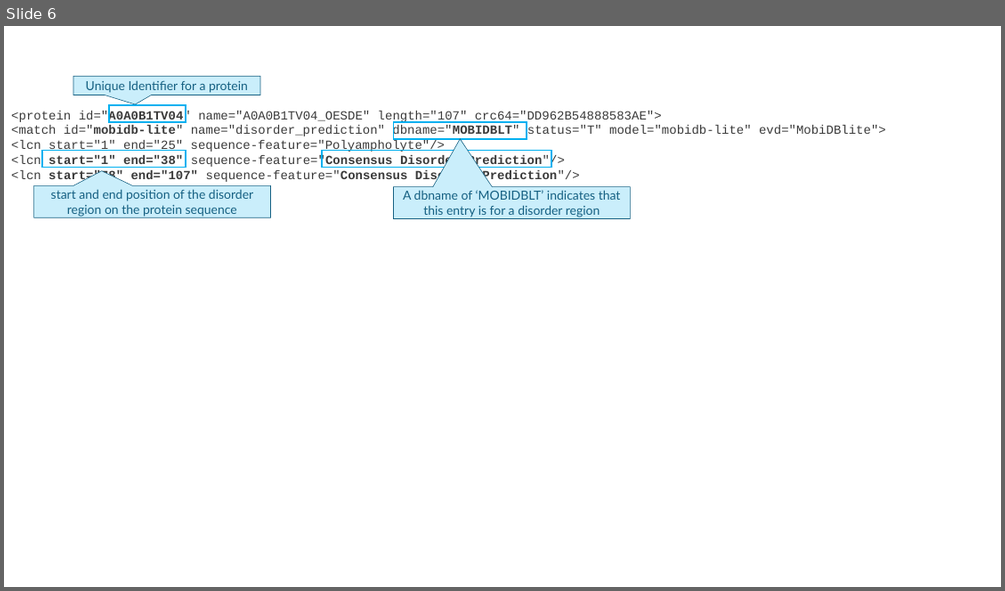
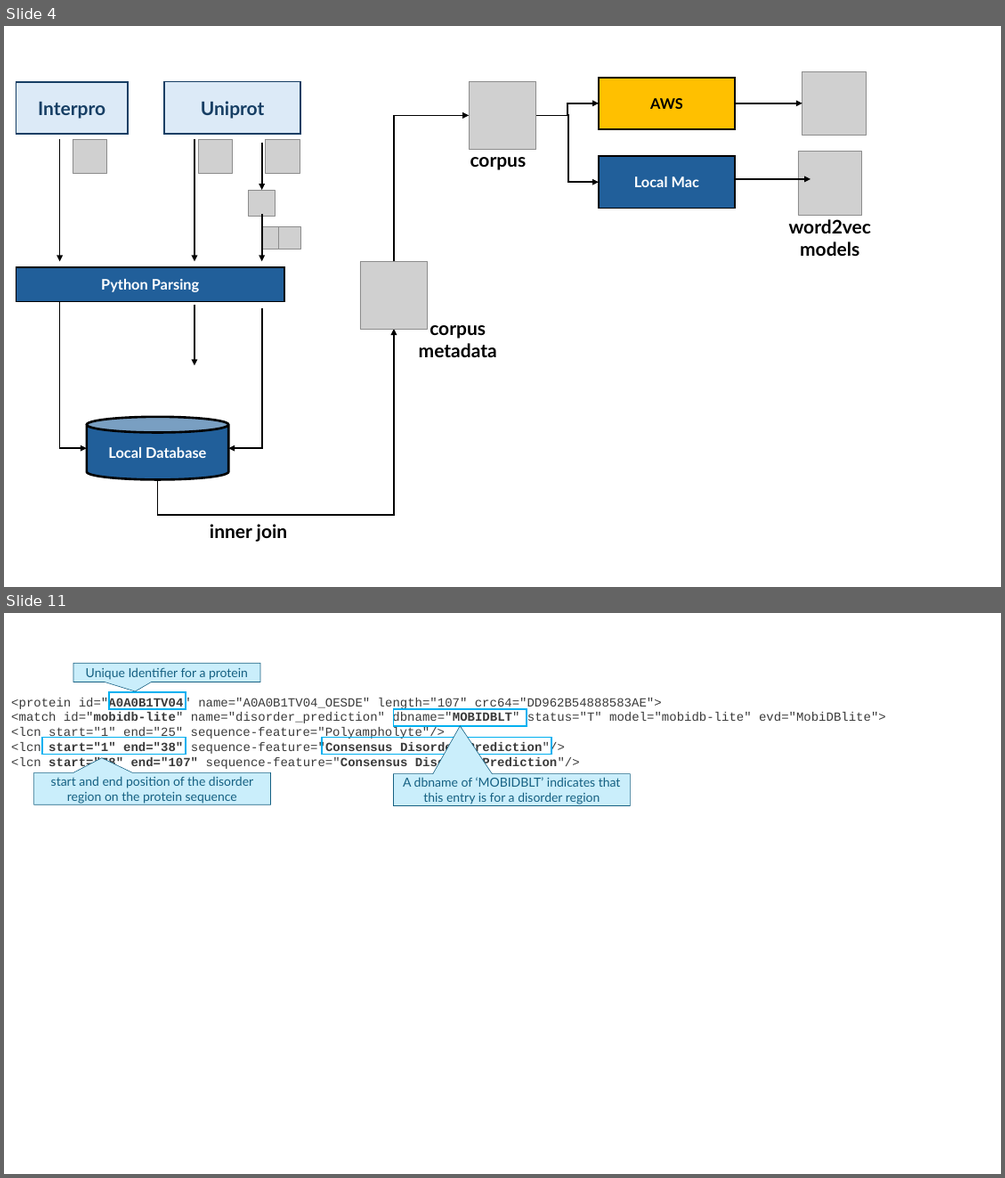
Before and after one commit to greyneuron/COMP_0158_MSC_PROJECT, a slide deck: report/MSc Dissertation - W2V.pptx. Shown one above the other, each under a label of ours: slide 6 before the commit, slides 4 and 11 after it; the slides between them are not shown. The pictures are 1005x591 and 1005x1178 pixels, drawn with LibreOffice and Linux fonts; fonts in the diff are those of the drawing; grey boxes stand for pictures. Boxes give left, top, right and bottom in pixels: in the first picture for what was removed or moved away, otherwise in the second. Text is boxed around its words. In the diff, an @@ line names an element or a change of style, - is before the commit and + after.

```diff
--- a/report/MSc Dissertation - W2V.pptx
+++ b/report/MSc Dissertation - W2V.pptx
@@ slide 4 added at [4,26,1001,587], background #FFFFFF @@
@@ rectangle added at [599,78,735,129], fill #FFC000, outline #000000 1.5 pt, 14 pt, text #000000, bold @@
+AWS
@@ picture added at [802,71,866,135] @@
@@ rectangle added at [16,82,128,134], fill #DCEAF7, outline #163E64 1.5 pt, 18 pt, text #163E64, bold @@
+Interpro
@@ rectangle added at [164,81,300,133], fill #DCEAF7, outline #163E64 1.5 pt, 18 pt, text #163E64, bold @@
+Uniprot
@@ picture added at [469,81,536,149] @@
@@ elbow arrow added from (536, 116) to (599, 103), #000000 1.5 pt @@
@@ arrow added from (736, 103) to (802, 103), #000000 1.5 pt @@
@@ elbow arrow added from (394, 262) to (469, 116), #000000 1.5 pt @@
@@ elbow arrow added from (568, 114) to (599, 183), #000000 1.5 pt @@
@@ arrow added from (60, 139) to (60, 262), #000000 1.5 pt @@
@@ picture added at [73,139,106,173] @@
@@ arrow added from (194, 139) to (194, 262), #000000 1.5 pt @@
@@ picture added at [198,139,232,173] @@
@@ arrow added from (262, 142) to (262, 190), #000000 1.5 pt @@
@@ picture added at [266,139,299,173] @@
@@ text added at [470,157,526,170], 18 pt, text #000000, bold @@
+corpus
@@ rectangle added at [599,156,735,208], fill #215F9A, outline #000000 1.5 pt, 14 pt, text #FFFFFF, bold @@
+Local Mac
@@ picture added at [798,151,862,216] @@
@@ arrow added from (736, 179) to (811, 179), #000000 1.5 pt @@
@@ picture added at [249,190,275,216] @@
@@ picture added at [262,226,284,248] @@
@@ arrow added from (262, 214) to (262, 262), #000000 1.5 pt @@
@@ picture added at [278,226,301,248] @@
@@ text added at [789,219,871,256], 18 pt, text #000000, bold @@
+word2vec models
@@ picture added at [360,262,428,329] @@
@@ rectangle added at [16,267,284,301], fill #215F9A, outline #000000 1.5 pt, 14 pt, text #FFFFFF, bold @@
+Python Parsing
@@ elbow arrow added from (60, 301) to (87, 449), #000000 1.5 pt @@
@@ arrow added from (194, 305) to (194, 365), #000000 1.5 pt @@
@@ elbow arrow added from (262, 308) to (228, 449), #000000 1.5 pt @@
@@ elbow arrow added from (157, 480) to (394, 329), #000000 1.5 pt @@
@@ text added at [419,325,497,357], 18 pt, text #000000, bold @@
+corpus metadata
@@ cylinder added at [87,417,229,479], fill #215F9A, outline #000000 2.25 pt, 14 pt, text #FFFFFF, bold @@
+Local Database
@@ text added at [210,524,288,541], 18 pt, text #000000, bold @@
+inner join
@@ what was slide 6 is now slide 11 @@
```
Also in this commit, not shown: 7 other slides added, 3 slides removed, 1 other file.
